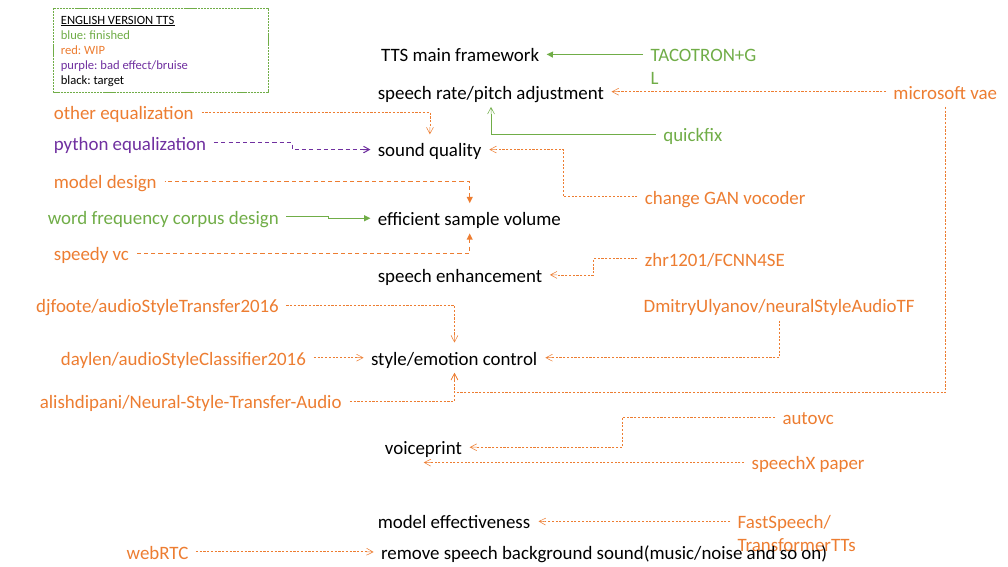
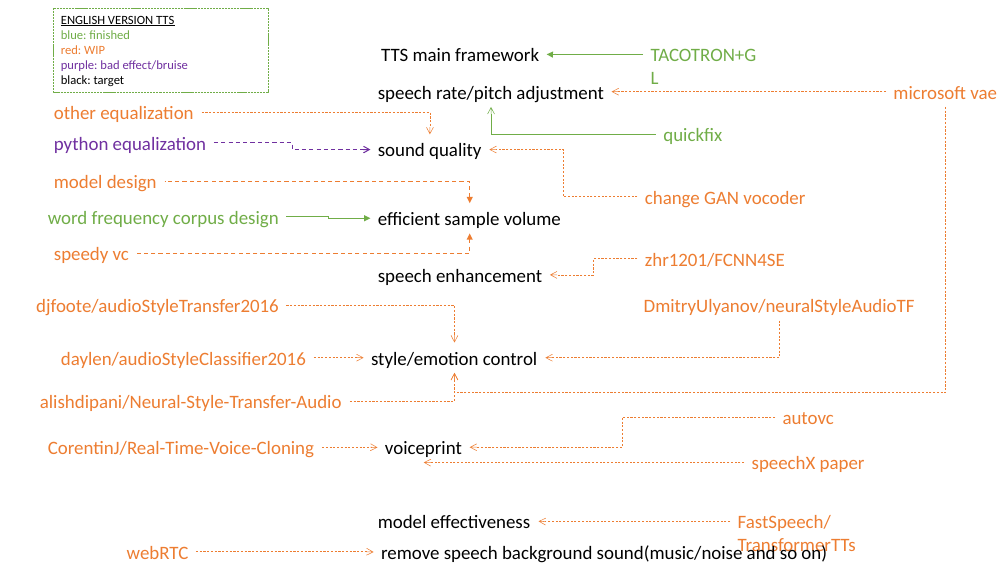
Before and after one commit to kitlomer/MuyuCoreTechnique, a slide deck: slide 2 of tts.pptx. Drawn at 1008x567 pixels with LibreOffice and Linux fonts; fonts in the diff are those of the drawing. Boxes give left, top, right and bottom in pixels: in the first picture for what was removed or moved away, otherwise in the second. Text is boxed around its words. In the diff, an @@ line names an element or a change of style, - is before the commit and + after.

```diff
--- a/tts.pptx
+++ b/tts.pptx
@@ text added at (x1=48, y1=441, x2=314, y2=458), 18 pt, text #ED7D31 @@
+CorentinJ/Real-Time-Voice-Cloning
@@ elbow arrow added from (322, 448) to (377, 448), #ED7D31 0.5 pt dashed @@
```
